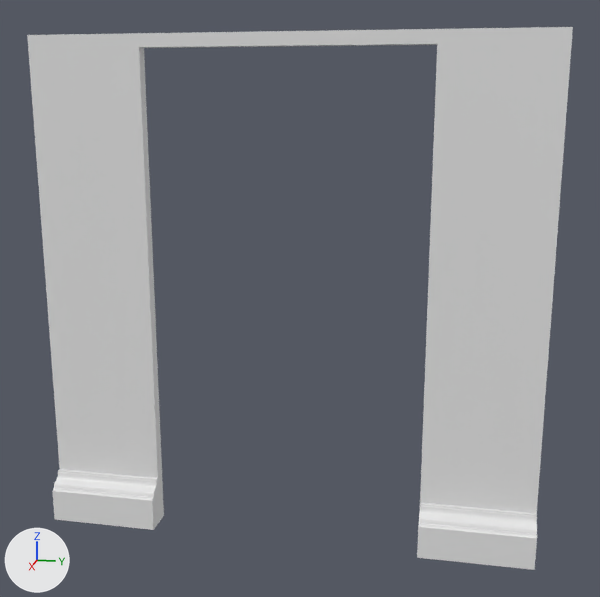
What one commit did to the Blender file Models/GroupD/Factory Kit/Rooms/Observatory Room/Wall/FI-026-Observatory DoorFrame.blend.
Both versions are drawn from a 50 mm lens placed at (3.12, 0.68, 1.78), pointed at (0.02, 0.06, 1.01). Arrows for +X, +Y and +Z are at lower left; the lights stay in place.

The older version as bpy lines, for what is in view:
```python
me_cube_002 = bpy.data.meshes.new('Cube.002')
me_cube_002.from_pydata(...)  # 100 vertices, 56 faces; spans x 0.0..0.12, y -1.0..1.0, z 0.0..2.0
ob_fi_026_observatory_doorframe = bpy.data.objects.new('FI-026-Observatory DoorFrame', me_cube_002)
ob_fi_026_observatory_doorframe.location = (0.0, 0.0, 0.0)
```
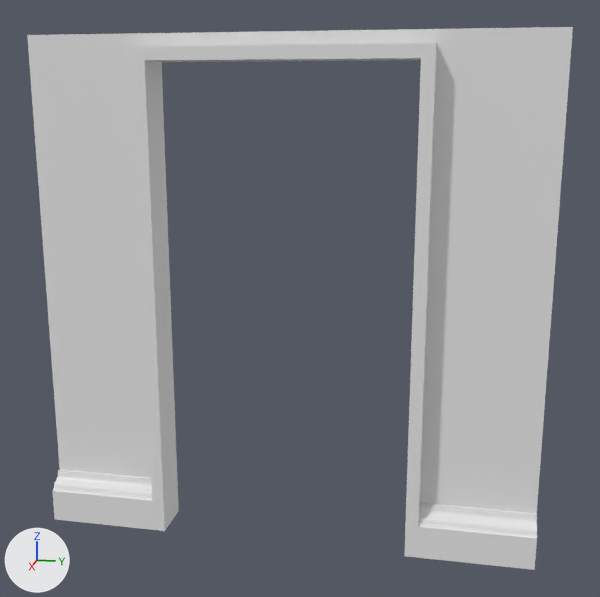
Where the change shows, as pixel boxes [x1, y1, x2, y2] in the pictures (600 x 597 px):
```json
{"part": 1, "of": "me_cube_002", "change": "added", "after": [131, 43, 437, 558]}
```

The change, as JSON lines over the scene's bpy script:
```json
{"block": "me_cube_002", "where": "# used by ob_fi_026_observatory_doorframe; location = (0.0, 0.0, 0.0)"}
{"op": "remove", "block": "me_cube_002", "code": "me_cube_002.from_pydata(...)  # 100 vertices, 56 faces; spans x 0.0..0.12, y -1.0..1.0, z 0.0..2.0"}
{"op": "add", "block": "me_cube_002", "code": "me_cube_002.from_pydata(...)  # 125 vertices, 85 faces; spans x -0.05..0.13, y -1.0..1.0, z 0.0..2.0"}
{"block": "me_cube_002", "change": "me_cube_002 part 1"}
{"block": "me_cube_002", "change": "25 vertices are added at x -0.05..0.13, y -0.55..0.55, z 0.0..1.95"}
{"block": "me_cube_002", "change": "29 new faces join them"}
```
